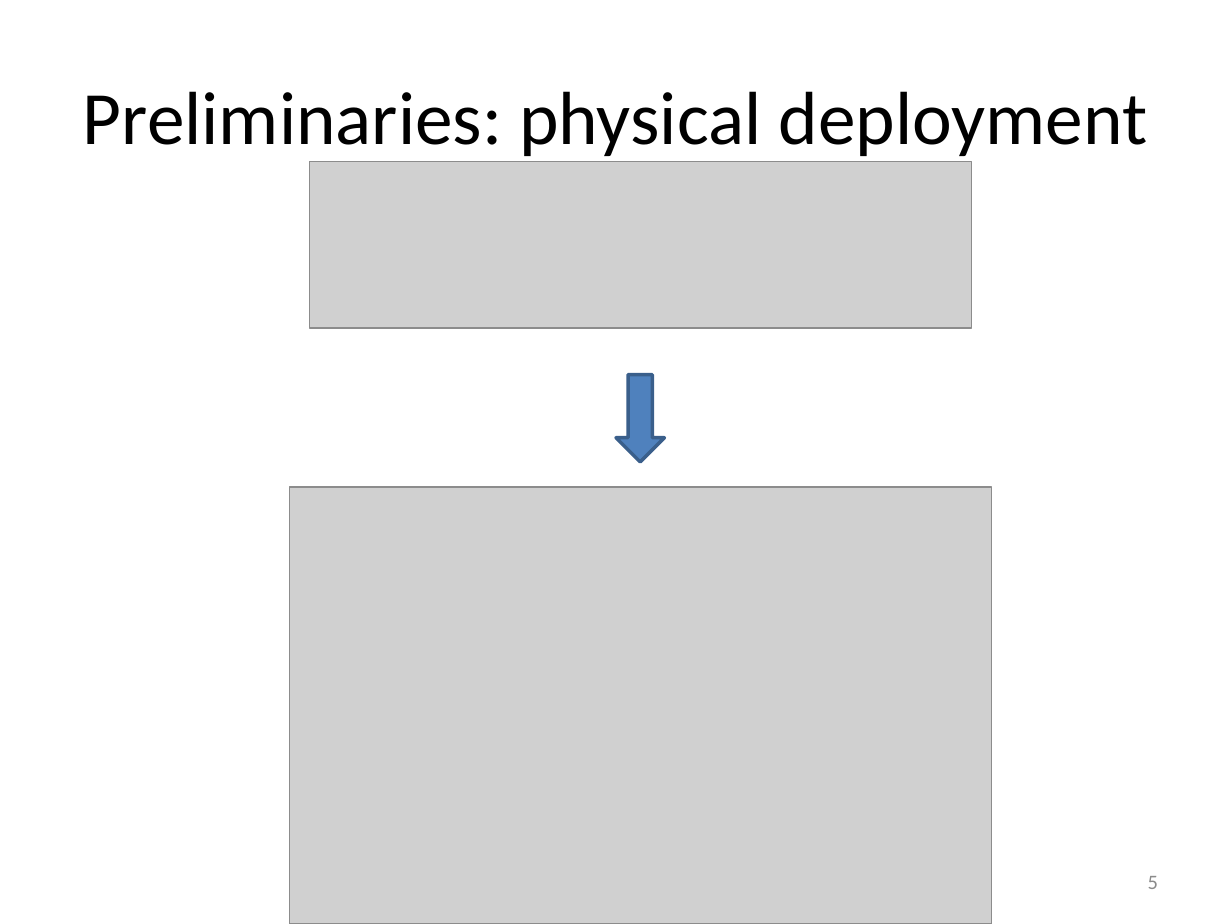
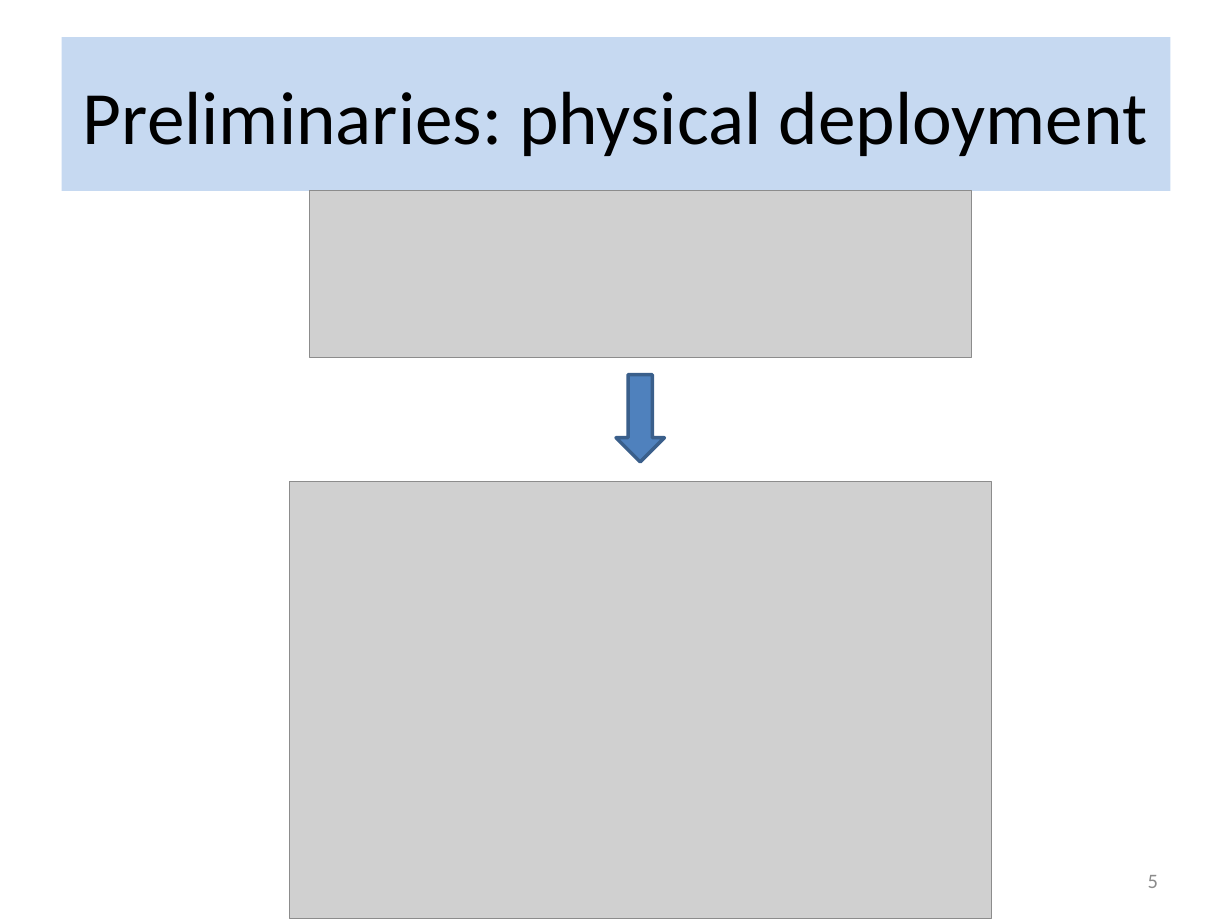
Before and after one commit to flame-stream/Papers, a slide deck: slide 5 of 2018/invalidation/slides.pptx. Drawn at 1232x924 pixels with LibreOffice and Linux fonts; fonts in the diff are those of the drawing; grey boxes stand for pictures; background and template pictures are left out. Boxes give left, top, right and bottom in pixels: in the first picture for what was removed or moved away, otherwise in the second. Text is boxed around its words. In the diff, an @@ line names an element or a change of style, - is before the commit and + after.

Commit message:
Update slides style

```diff
--- a/2018/invalidation/slides.pptx
+++ b/2018/invalidation/slides.pptx
@@ title "Preliminaries: physical deployment": place and size @@
-title "Preliminaries: physical deployment" at <box>83,91,1148,156</box>
+title "Preliminaries: physical deployment" at <box>62,37,1170,191</box>
@@ title "Preliminaries: physical deployment" at <box>62,37,1170,191</box>: fill none to #C6D9F1 @@
@@ picture: place and size @@
-picture at <box>309,161,972,328</box>
+picture at <box>309,191,972,357</box>
@@ picture: place and size @@
-picture at <box>290,487,992,924</box>
+picture at <box>290,482,992,919</box>
```
Also in this commit, not shown: 20 other slides changed.
